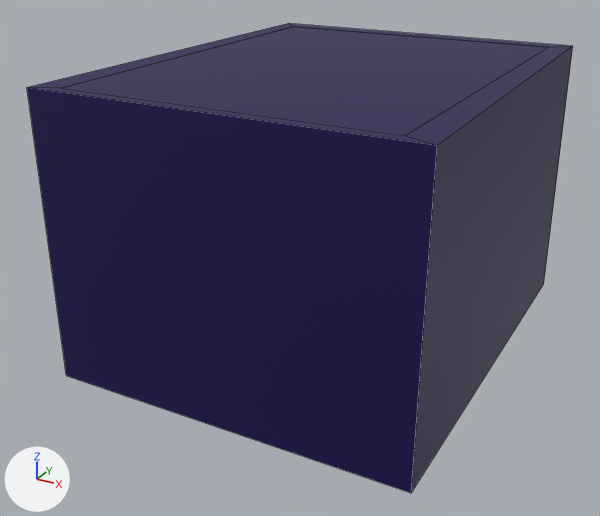
The Blender file public/assets/tower.blend, before and after one commit.
Both versions are drawn from a camera (50 mm lens) standing at (0.152, -0.989, 0.234) and looking at (-0.008, -0.698, 0.088). Lighting does not change. The marker at lower left points along +X, +Y and +Z. Mesh edges are drawn as thin lines.

Objects in the first picture: 'cabinet', 'turret'.
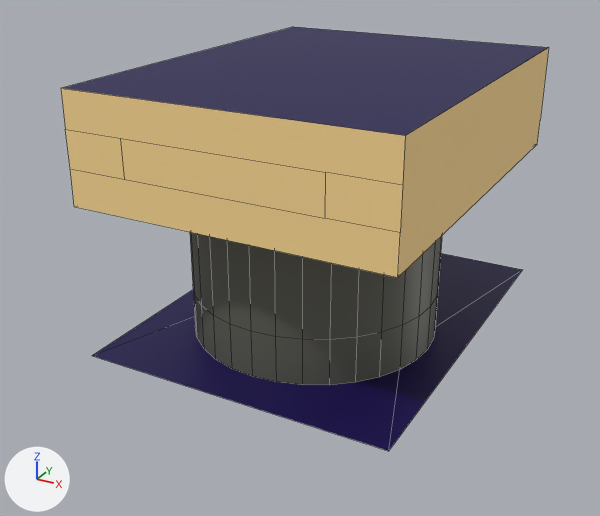
Patch to the scene script:
```diff
--- a/public/assets/tower.blend.py
+++ b/public/assets/tower.blend.py
@@ mat_light @@
+mat_light = principled_material('light')
+mat_light.base_color = (1.0, 0.708, 0.301)  # beige #ffdb95
+mat_light.roughness = 0.8
@@ me_turret @@
 # used by ob_turret; location = (0.0, 0.0, 0.0)
-me_turret.from_pydata(...)  # 114 vertices, 48 faces; spans x -0.066..0.066, y -0.77..-0.6, z 0.08..0.17
+me_turret.from_pydata(...)  # 126 vertices, 52 faces; spans x -0.066..0.066, y -0.77..-0.6, z 0.08..0.17
+# me_turret part 1
+# 5 faces are deleted
+# 12 vertices are added at x -0.066..0.066, y -0.77, z 0.125..0.17
+# 7 new faces join them, mat_table_turret (beige #ffdb95)
+# 1 new face joins them, mat_floor_center_turret (dark blue #11004e)
+# 1 new face joins them, mat_light (beige #ffdb95)
 me_turret.materials.append(mat_cabinet_turret)
@@ me_turret @@
 me_turret.materials.append(mat_table_turret)
+me_turret.materials.append(mat_light)  # beige #ffdb95
@@ ob_stand @@
 ob_stand.location = (0.0, 0.0, 0.0)
-ob_stand.hide_set(True)
@@ ob_cabinet @@
 ob_cabinet.location = (0.0, 0.0, 0.0)
+ob_cabinet.hide_set(True)
```

Where the change shows, as pixel boxes (x1, y1, x2, y2) in the pictures (600 x 516 px):
'cabinet', hidden (blue): before (27, 23, 573, 493)
'turret', reshaped: before (63, 27, 549, 136); after (61, 27, 549, 340)
'stand', shown: after (92, 253, 522, 451)
part 1 of me_turret, built on: before (63, 27, 549, 136); after (61, 27, 549, 278)
